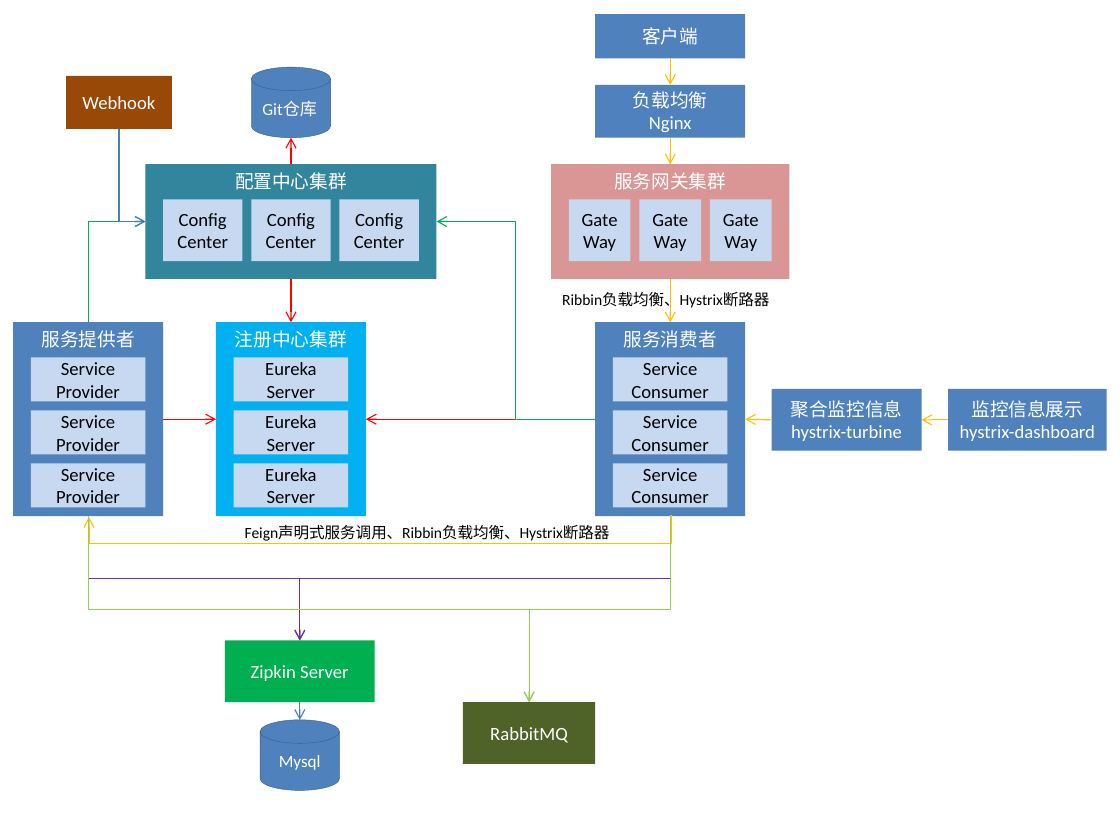
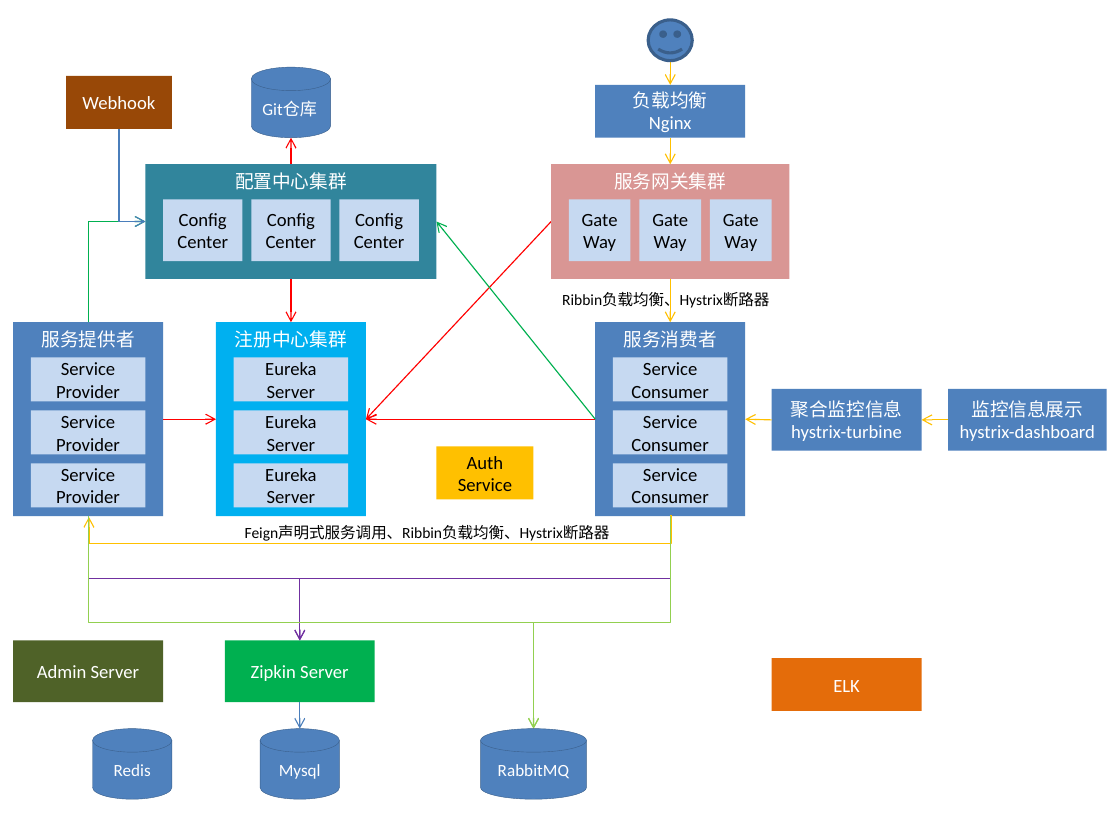
Before and after one commit to chenjuwen/springcloud, a slide deck: slide 2 of doc/架构图.pptx. Drawn at 1120x840 pixels with LibreOffice and Linux fonts; fonts in the diff are those of the drawing. Boxes give left, top, right and bottom in pixels: in the first picture for what was removed or moved away, otherwise in the second. Text is boxed around its words. In the diff, an @@ line names an element or a change of style, - is before the commit and + after.

Commit message:
admin server and spring cloud

```diff
--- a/doc/架构图.pptx
+++ b/doc/架构图.pptx
@@ rectangle removed at (x1=595, y1=15, x2=745, y2=58) @@
-客户端
@@ smiley face added at (x1=648, y1=20, x2=692, y2=60), fill #4F81BD, outline #3A5F8C 2 pt @@
@@ arrow added from (551, 222) to (366, 419), #FF0000 0.75 pt @@
@@ elbow arrow (595, 419) - (437, 222): elbow arrow to arrow; route changed @@
@@ rectangle added at (x1=437, y1=447, x2=534, y2=500), fill #FFC000, 12 pt, text #000000 @@
+Auth
+Service
@@ elbow arrow moved from (88, 516) - (529, 702) to (88, 516) - (533, 729) @@
@@ elbow arrow moved from (670, 516) - (529, 702) to (670, 516) - (533, 729) @@
@@ rectangle added at (x1=13, y1=641, x2=164, y2=702), fill #4F6228, 12 pt, text #FFFFFF @@
+Admin Server
@@ rectangle added at (x1=772, y1=659, x2=922, y2=711), fill #E46C0A, 12 pt, text #FFFFFF @@
+ELK
@@ arrow moved from (300, 702) - (300, 720) to (300, 702) - (300, 729) @@
@@ cylinder added at (x1=93, y1=729, x2=172, y2=800), fill #4F81BD, outline #3A5F8C 0.25 pt, 11 pt, text #FFFFFF @@
+Redis
@@ cylinder "Mysql" moved from (x1=260, y1=720, x2=339, y2=791) to (x1=260, y1=729, x2=339, y2=800) @@
@@ cylinder "RabbitMQ" resized from (x1=463, y1=702, x2=595, y2=764) to (x1=480, y1=729, x2=586, y2=800) @@
@@ cylinder "RabbitMQ" at (x1=480, y1=729, x2=586, y2=800): size 12 to 11 pt; rectangle to cylinder; fill #4F6228 to #4F81BD; outline none to #3A5F8C 0.25 pt @@
```
Also in this commit, not shown: 1 other slide changed, 1 slide added, 16 other files.
